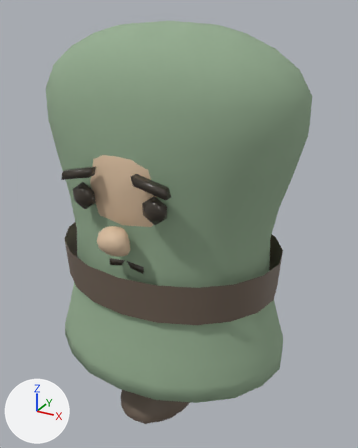
Renders of the glTF model assets/models/human.glb from each side of a commit.
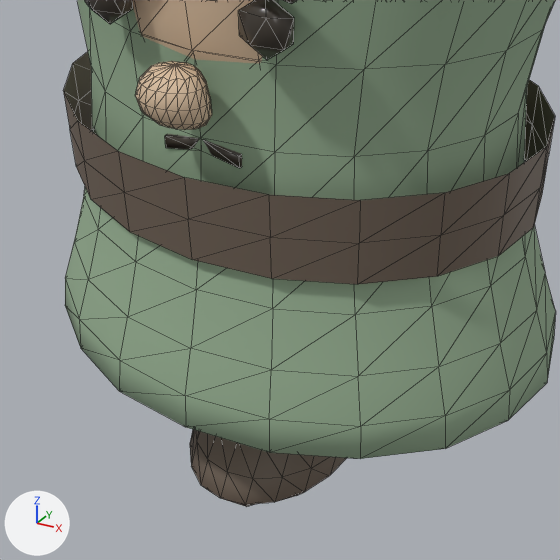
Old and new are each drawn whole from a 50 mm camera at (0.466, -0.81, 0.321) aimed at (0.016, 0.008, -0.088) and again close up on the part from 10% to 80% of the width and 44% to 100% of the height. Every picture has the same lights, and +X, +Y and +Z are marked at lower left. The last two pictures show the newer version. The close-ups show mesh edges as thin lines. Vertices at exactly the same position are counted once.

Objects in the first close-up: 'Belt', 'EyeL', 'EyeR', 'Head', 'Leg', 'Nose', 'Torso'.
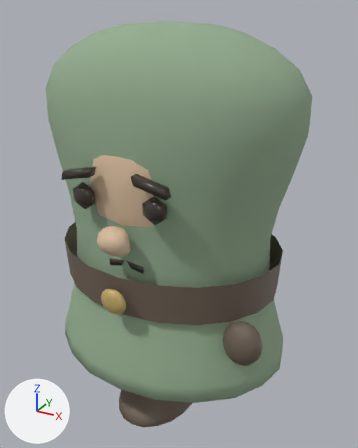
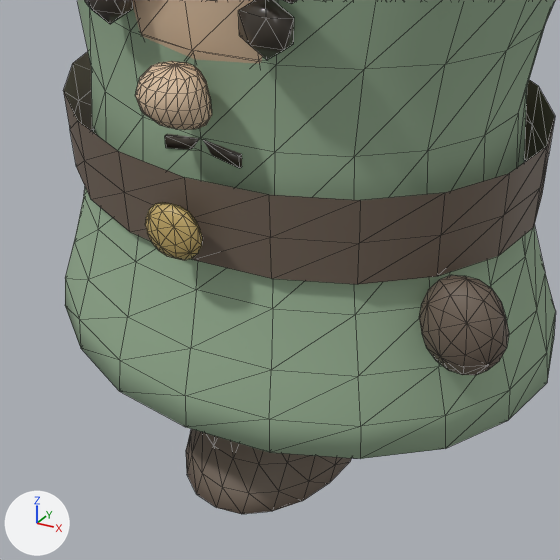
Location of each change, (x1, y1, x2, y2) in pixels of the close-ups (560 x 560 px):
'Belt', reshaped (39% taller)
    before: (63, 52, 555, 284)
    after: (63, 52, 555, 375)
'Leg', reshaped (6% wider, 9% taller)
    before: (190, 429, 346, 507)
    after: (186, 429, 352, 514)
part 1 of me_belt, added (brown)
    after: (419, 275, 509, 375)
part 2 of me_belt, added (yellow)
    after: (145, 202, 203, 260)

Edits to the bpy script that builds the scene:
```text
Add mat_buckle:
    mat_buckle = principled_material('buckle')
    mat_buckle.base_color = (0.55, 0.4, 0.14)  # yellow #c4aa69
    mat_buckle.roughness = 0.4
Change me_belt:
    used by ob_belt; location = (0.0, 0.0, 0.0)
    remove me_belt.from_pydata(...)  # 60 vertices, 80 faces; spans x -0.234..0.234, y -0.187..0.187, z -0.2..-0.12
    add me_belt.from_pydata(...)  # 184 vertices, 320 faces; spans x -0.234..0.249, y -0.215..0.187, z -0.28..-0.12
    me_belt part 1: a new loose piece of 62 vertices spanning x 0.175..0.249, y -0.137..-0.087, z -0.28..-0.19, in mat_boots (brown #6f6155)
    me_belt part 2: a new loose piece of 62 vertices spanning x -0.027..0.027, y -0.215..-0.195, z -0.185..-0.135, in mat_buckle (yellow #c4aa69)
    add me_belt.materials.append(mat_buckle)  # yellow #c4aa69
Change me_leg:
    used by ob_leg; location = (0.0, 0.0, 0.0)
    remove me_leg.from_pydata(...)  # 302 vertices, 600 faces; spans x -0.093..0.093, y -0.159..0.104, z -0.498..0.014
    add me_leg.from_pydata(...)  # 422 vertices, 840 faces; spans x -0.093..0.093, y -0.167..0.104, z -0.499..0.014
    me_leg part 3: 241 vertices removed from x -0.084..0.084, y -0.159..0.098, z -0.498..-0.159; 361 vertices added at x -0.088..0.088, y -0.167..0.101, z -0.499..-0.158
```
